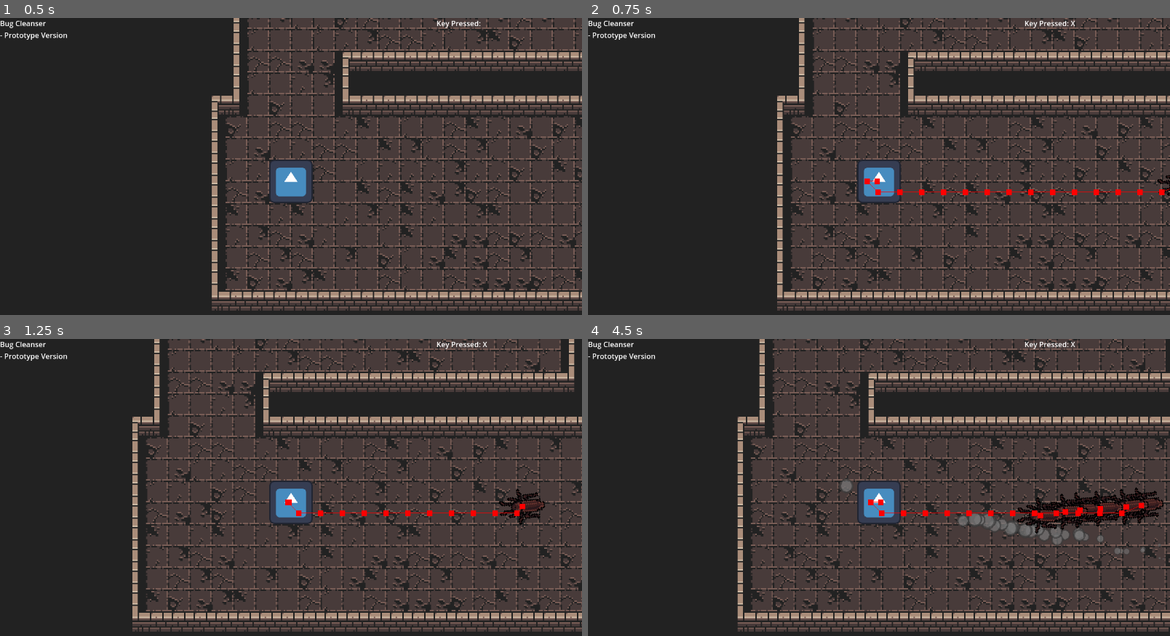
Above: before the commit, frames 1-4 (two rows, left to right).
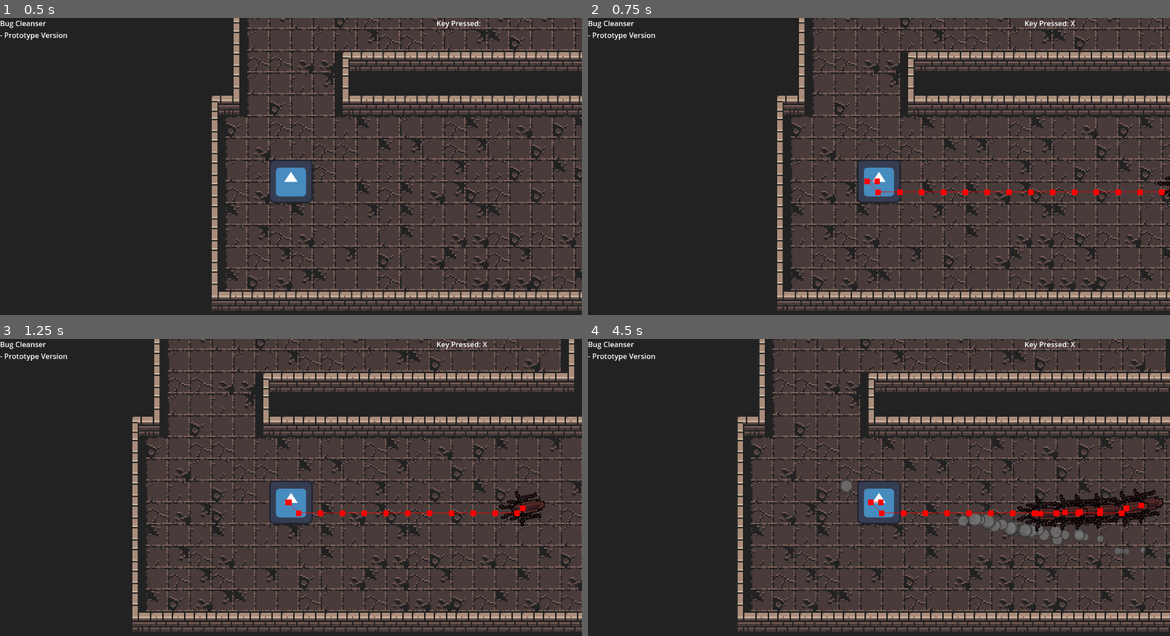
Above: after the commit, the same moments.

Repository: DavyShaegar/Bug-Cleanser
Game: Godot game, scene res://Data/Scenes/testscene.tscn
The game is run twice, just before and just after one commit, with the same random seed, the same clock (stepped at 60 frames per second) and the same inputs. The engine's default icon, where the game draws it, is replaced by a stand-in: a white triangle on a blue panel in a dark square.
Inputs (mouse positions are in pixels of both pictures, inside the frame that each line leads up to):
- Up to frame 1 (0.5 s): no input
- Up to frame 2 (0.75 s): tap Enter at 0.5 s; move the mouse to (1007, 166) at 0.52 s; hold D (move_right) from 0.53 s (still down); tap X (spawn ant) at 0.6 s
- Up to frame 3 (1.25 s): keep holding D (move_right)
- Up to frame 4 (4.5 s): move the mouse to (762, 520) at 1.27 s; release D (move_right) at 1.28 s; hold S (move_down) 1.28-2.03 s; click (762, 520) at 1.35 s; tap X (spawn ant) at 1.55, 2.1, 2.85, 3.8, 4.35 s; move the mouse to (937, 431) at 2.02 s; hold D (move_right) 2.03-2.78 s; move the mouse to (849, 567) at 2.77 s; hold W (move_up) 2.78-3.53 s; move the mouse to (1053, 552) at 3.52 s; press the mouse at (1053, 552) at 3.53 s; hold A (move_left) from 3.53 s (still down); move the mouse to (704, 454) at 4.27 s; release the mouse at (704, 454) at 4.28 s

Frame 1 is identical in both runs. In frame 2, less than 0.1% of the frame differs, in the area x 97-100%, y 52-61%; in frame 3, 0.3%; in frame 4, 1.1%, in the area x 73-99%, y 49-66%.

Commit message:
update
enemy attacks
damage added
menu first prototype

Diff:
--- a/Data/Scenes/Entities/Base/bug.gd
+++ b/Data/Scenes/Entities/Base/bug.gd
@@ -9,6 +9,7 @@
 @export_category("Enemy Stats")
 @export var speed: float
 @export var health: float
+@export var damage: int
 @export var reward_points: int
 
 # Enemy nodes
@@ -22,6 +23,7 @@
 enum States {
 			idle,
 			move,
+			attack,
 			death
 			}
 
@@ -38,6 +40,8 @@
 		move_and_slide()
 		set_state(States.move)
 	else:
+		nav_agent.target_position = position
+		velocity = Vector2(0,0)
 		set_state(States.idle)
 
 func set_target(target: Vector2) -> void:
@@ -49,7 +53,7 @@
 
 func moving(delta, target) -> void:
 	if nav_agent.distance_to_target() > 300.0:
-		nav_agent.target_position = self.position
+		nav_agent.target_position = position
 		return
 	set_target(target.global_position)
 	navigate(nav_agent, speed, delta)
@@ -66,3 +70,9 @@
 
 func death() -> void:
 	queue_free()
+
+func melee_attack(attack_target: CharacterBody2D) -> void:
+	if attack_target.current_state == States.death:
+		return
+	attack_target.health -= damage
+	print(attack_target.health)
--- a/Data/Scenes/Entities/Enemies/bug_ant.gd
+++ b/Data/Scenes/Entities/Enemies/bug_ant.gd
@@ -1,5 +1,15 @@
 extends BugEnemy
 class_name BugAnt
+@onready var attack_radius: Area2D = %AttackRadius
+@onready var attack_target: CharacterBody2D
+
+func radius_attack() -> void:
+	for body in attack_radius.get_overlapping_bodies():
+		if body is Player:
+			look_at(body.global_position)
+			set_state(States.attack)
+			attack_target = body
+			# Player takes damage when attack animation is finished
 
 func  _ready() -> void:
 	player = get_node("../Player")
@@ -9,7 +19,10 @@
 	animate()
 	if current_state == States.death: return
 	moving(delta, player)
+	radius_attack()
 
 func _on_animation_animation_finished() -> void:
 	if sprite.animation == "death":
 		death()
+	elif sprite.animation == "attack":
+		melee_attack(attack_target)
--- a/Data/Scenes/Entities/Enemies/bug_ant.tscn
+++ b/Data/Scenes/Entities/Enemies/bug_ant.tscn
@@ -1,9 +1,13 @@
-[gd_scene load_steps=9 format=3 uid="uid://2p112ddotkop"]
+[gd_scene load_steps=11 format=3 uid="uid://2p112ddotkop"]
 
 [ext_resource type="Script" uid="uid://qm2i2jydixp4" path="res://Data/Scenes/Entities/Enemies/bug_ant.gd" id="1_lpjyh"]
 [ext_resource type="Texture2D" uid="uid://clh57n3bxvork" path="res://Data/Graphics/Entities/Item_Sheet_Flora&Fauna_0.png" id="2_7v33t"]
 [ext_resource type="PackedScene" uid="uid://d1q3b355rhg2x" path="res://Data/Scenes/Decoration/bug_blood.tscn" id="2_ttgre"]
 [ext_resource type="Texture2D" uid="uid://bd4ns0eamfeps" path="res://Data/Graphics/Particles/smoke_2.png" id="3_fatxq"]
+
+[sub_resource type="AtlasTexture" id="AtlasTexture_fatxq"]
+atlas = ExtResource("2_7v33t")
+region = Rect2(64, 64, 32, 32)
 
 [sub_resource type="AtlasTexture" id="AtlasTexture_wuv4v"]
 atlas = ExtResource("3_fatxq")
@@ -15,6 +19,14 @@
 
 [sub_resource type="SpriteFrames" id="SpriteFrames_ttgre"]
 animations = [{
+"frames": [{
+"duration": 1.0,
+"texture": SubResource("AtlasTexture_fatxq")
+}],
+"loop": false,
+"name": &"attack",
+"speed": 5.0
+}, {
 "frames": [{
 "duration": 1.0,
 "texture": SubResource("AtlasTexture_wuv4v")
@@ -41,12 +53,16 @@
 radius = 8.0
 height = 32.0
 
+[sub_resource type="CircleShape2D" id="CircleShape2D_fatxq"]
+radius = 32.0
+
 [node name="BugAnt" type="CharacterBody2D" node_paths=PackedStringArray("sprite", "nav_agent")]
 collision_layer = 4
 collision_mask = 3
 script = ExtResource("1_lpjyh")
 speed = 20.0
 health = 10.0
+damage = 1
 reward_points = 1
 sprite = NodePath("Animation")
 nav_agent = NodePath("NavigationAgent2D")
@@ -56,16 +72,24 @@
 [node name="Animation" type="AnimatedSprite2D" parent="."]
 rotation = 0.785398
 sprite_frames = SubResource("SpriteFrames_ttgre")
-animation = &"idle"
+animation = &"attack"
 
 [node name="Collision" type="CollisionShape2D" parent="."]
 rotation = 1.5708
 shape = SubResource("CapsuleShape2D_fatxq")
 
 [node name="NavigationAgent2D" type="NavigationAgent2D" parent="."]
-path_desired_distance = 50.0
+target_desired_distance = 30.0
 path_max_distance = 80.0
 path_postprocessing = 1
 debug_enabled = true
 
+[node name="AttackRadius" type="Area2D" parent="."]
+unique_name_in_owner = true
+collision_layer = 4
+collision_mask = 2
+
+[node name="CollisionShape2D" type="CollisionShape2D" parent="AttackRadius"]
+shape = SubResource("CircleShape2D_fatxq")
+
 [connection signal="animation_finished" from="Animation" to="." method="_on_animation_animation_finished"]
--- a/Data/Scenes/Entities/player.tscn
+++ b/Data/Scenes/Entities/player.tscn
@@ -18,6 +18,7 @@
 [sub_resource type="CapsuleShape2D" id="CapsuleShape2D_2dytn"]
 
 [node name="Player" type="CharacterBody2D"]
+collision_layer = 2
 script = ExtResource("1_joyt6")
 
 [node name="Camera2D" type="Camera2D" parent="."]
--- /dev/null
+++ b/Data/Scenes/Menus/button.tscn
@@ -0,0 +1,34 @@
+[gd_scene load_steps=2 format=3 uid="uid://b8ekeg5p3v4lp"]
+
+[sub_resource type="StyleBoxFlat" id="StyleBoxFlat_iwg47"]
+bg_color = Color(0.352941, 0.352941, 0.117647, 1)
+corner_radius_top_left = 10
+corner_radius_bottom_right = 10
+corner_detail = 1
+
+[node name="Button" type="Control"]
+layout_mode = 3
+anchors_preset = 15
+anchor_right = 1.0
+anchor_bottom = 1.0
+offset_right = -1024.0
+offset_bottom = -656.0
+grow_horizontal = 2
+grow_vertical = 2
+
+[node name="MarginContainer" type="MarginContainer" parent="."]
+layout_mode = 2
+offset_right = 256.0
+offset_bottom = 64.0
+theme_override_constants/margin_left = 2
+theme_override_constants/margin_top = 2
+theme_override_constants/margin_right = 2
+theme_override_constants/margin_bottom = 2
+
+[node name="PanelContainer" type="PanelContainer" parent="MarginContainer"]
+layout_mode = 2
+theme_override_styles/panel = SubResource("StyleBoxFlat_iwg47")
+
+[node name="Button" type="Button" parent="MarginContainer/PanelContainer"]
+layout_mode = 2
+text = "Button"
--- /dev/null
+++ b/Data/Scenes/Menus/main menu.tscn
@@ -0,0 +1,60 @@
+[gd_scene load_steps=2 format=3 uid="uid://chakkagchu7x1"]
+
+[ext_resource type="PackedScene" uid="uid://b8ekeg5p3v4lp" path="res://Data/Scenes/Menus/button.tscn" id="1_qsuje"]
+
+[node name="MainMenu" type="Control"]
+layout_mode = 3
+anchors_preset = 15
+anchor_right = 1.0
+anchor_bottom = 1.0
+grow_horizontal = 2
+grow_vertical = 2
+
+[node name="CenterContainer" type="CenterContainer" parent="."]
+layout_mode = 0
+offset_right = 1280.0
+offset_bottom = 320.0
+
+[node name="Label" type="Label" parent="CenterContainer"]
+layout_mode = 2
+text = "Bug Cleanser"
+horizontal_alignment = 1
+vertical_alignment = 1
+
+[node name="Start" parent="." instance=ExtResource("1_qsuje")]
+unique_name_in_owner = true
+layout_mode = 1
+offset_left = 64.0
+offset_top = 384.0
+offset_right = -960.0
+offset_bottom = -274.0
+
+[node name="Button" parent="Start/MarginContainer/PanelContainer" index="0"]
+text = "Start Game"
+
+[node name="Options" parent="." instance=ExtResource("1_qsuje")]
+unique_name_in_owner = true
+layout_mode = 1
+offset_left = 64.0
+offset_top = 512.0
+offset_right = -960.0
+offset_bottom = -146.0
+
+[node name="Button" parent="Options/MarginContainer/PanelContainer" index="0"]
+text = "Options"
+
+[node name="Exit" parent="." instance=ExtResource("1_qsuje")]
+unique_name_in_owner = true
+layout_mode = 1
+offset_left = 64.0
+offset_top = 640.0
+offset_right = -960.0
+offset_bottom = -18.0
+
+[node name="Button" parent="Exit/MarginContainer/PanelContainer" index="0"]
+text = "Exit
+"
+
+[editable path="Start"]
+[editable path="Options"]
+[editable path="Exit"]
